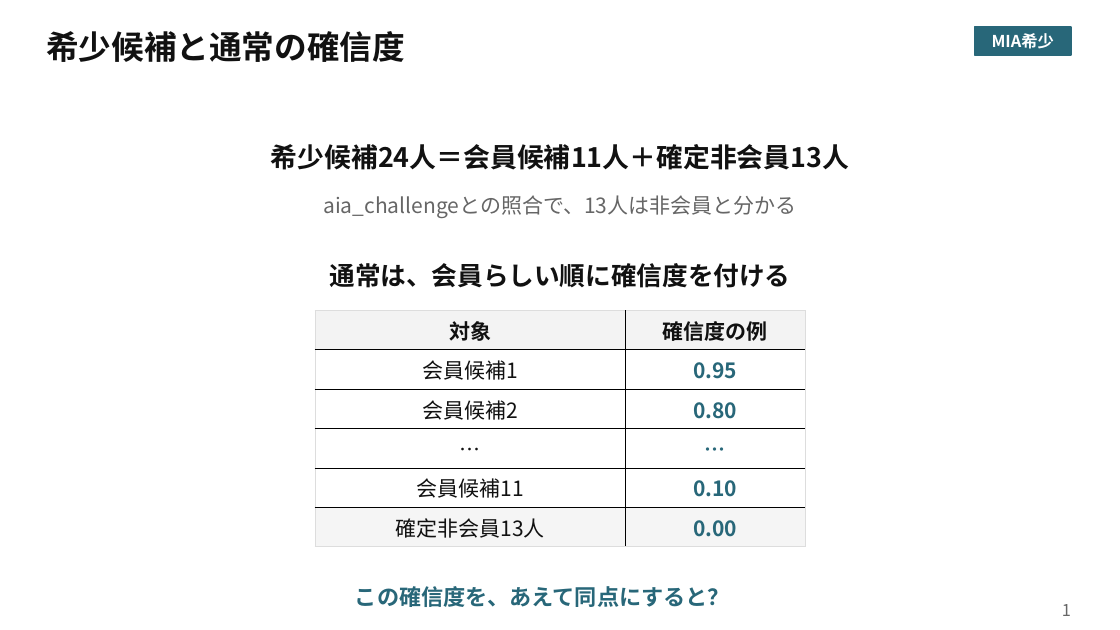
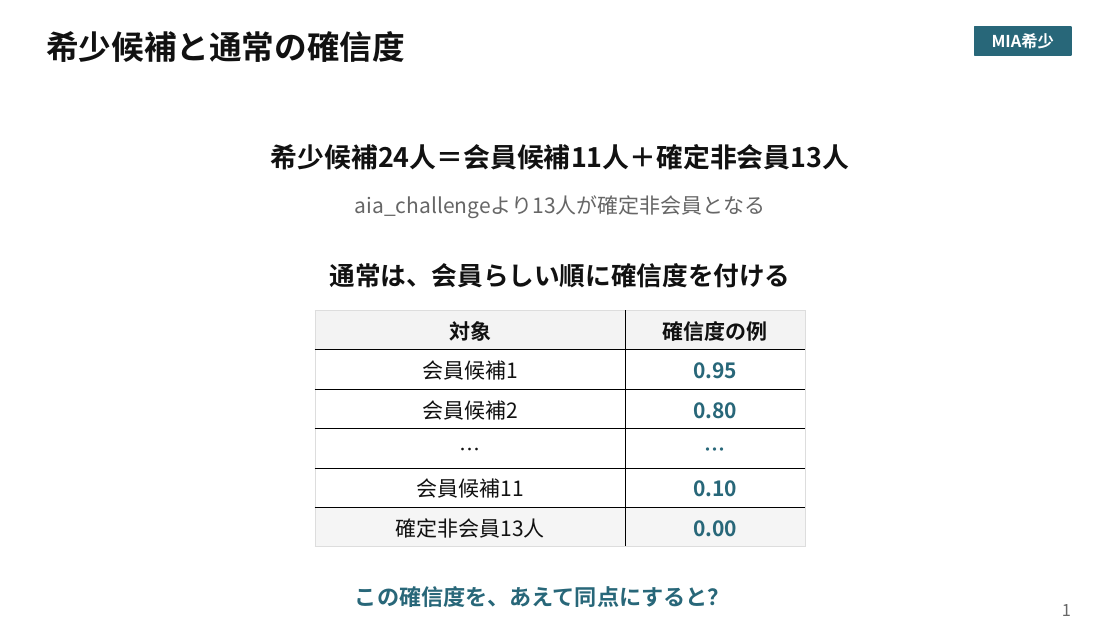
Before and after one commit to smsaku00/pwscup2026-sutehaji, a slide deck: slide 1 of 発表資料/Tashiro/MIA希少_Tashiro.pptx. Drawn at 1120x630 pixels with LibreOffice and Linux fonts; fonts in the diff are those of the drawing. Boxes give left, top, right and bottom in pixels: in the first picture for what was removed or moved away, otherwise in the second. Text is boxed around its words. In the diff, an @@ line names an element or a change of style, - is before the commit and + after.

```diff
--- a/発表資料/Tashiro/MIA希少_Tashiro.pptx
+++ b/発表資料/Tashiro/MIA希少_Tashiro.pptx
@@ text at <box>355,195,765,218</box>: text changed @@
-aia_challengeとの照合で、13人は非会員と分かる
+aia_challengeより13人が確定非会員となる
```
Also in this commit, not shown: 5 other slides changed, 3 other files.
